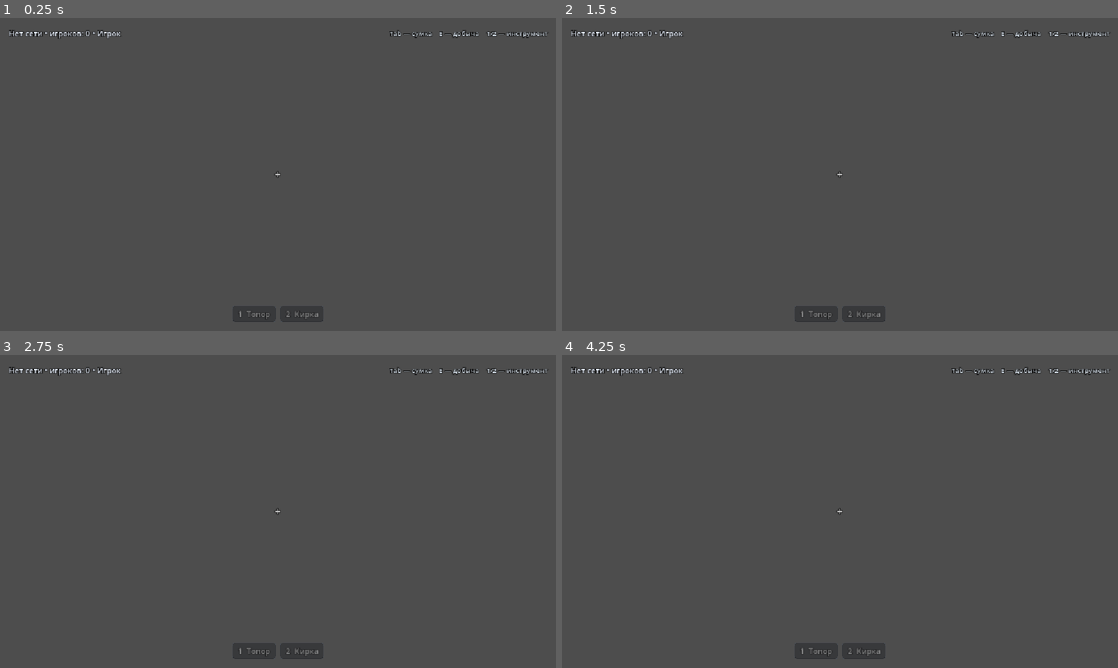
Above: before the commit, frames 1-4 (two rows, left to right).
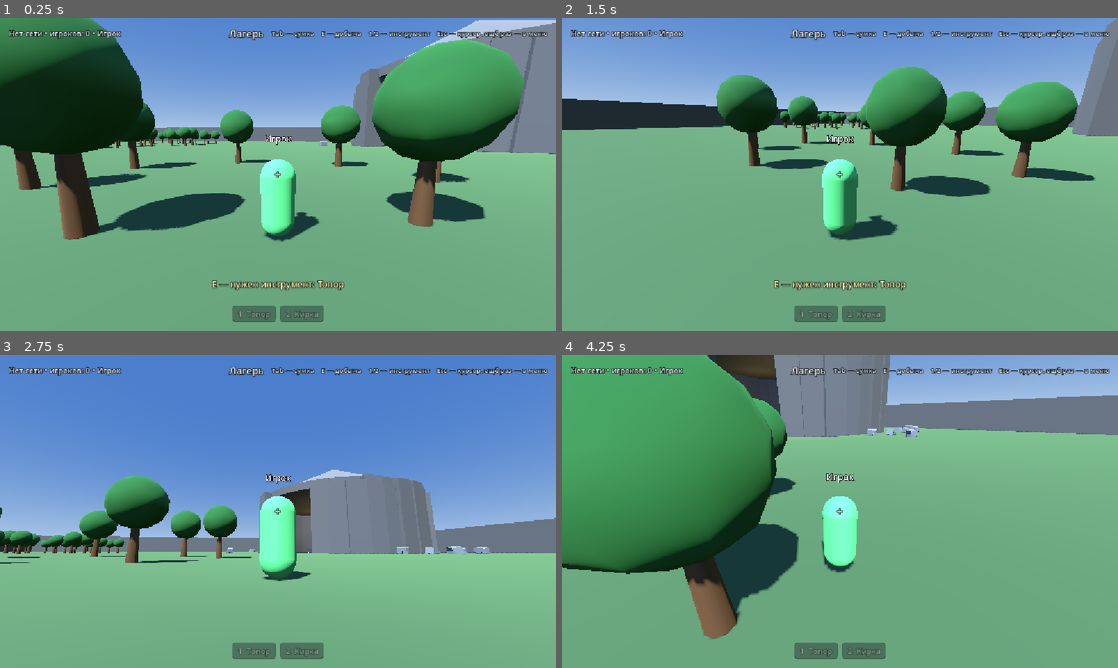
Above: after the commit, the same moments.

Repository: Fract-Yormungand/igra-online
Game: Godot game, scene res://scenes/world.tscn
Same seed, same stepped clock (60 frames per second), same inputs: the game is played once before the commit and once after it. This scene is started directly instead of the project's main scene.
Inputs (mouse positions are in pixels of both pictures, inside the frame that each line leads up to):
- Up to frame 1 (0.25 s): no input
- Up to frame 2 (1.5 s): tap Enter at 0.5 s; move the mouse to (962, 158) at 0.52 s; hold D (move_right) 0.53-1.28 s; hold E (interact) 0.53-1.28 s; click (962, 158) at 0.67 s; tap Space (jump) at 0.77 s; move the mouse to (728, 190) at 1.27 s; hold S (move_back) from 1.28 s (still down); tap 1 (slot_1) at 1.35 s; click (728, 190) at 1.42 s
- Up to frame 3 (2.75 s): tap Space (jump) at 1.52 s; move the mouse to (333, 442) at 2.02 s; release S (move_back) at 2.03 s; hold D (move_right) from 2.03 s (still down); hold 2 (slot_2) from 2.03 s (still down); click (333, 442) at 2.17 s
- Up to frame 4 (4.25 s): move the mouse to (812, 574) at 2.77 s; release D (move_right) at 2.78 s; release 2 (slot_2) at 2.78 s; hold W (move_forward) 2.78-3.53 s; tap 3 (slot_3) at 2.85 s; click (812, 574) at 2.92 s; tap Space (jump) at 3.02, 3.77 s; move the mouse to (1006, 558) at 3.52 s; hold A (move_left) from 3.53 s (still down); tap I at 3.6 s; click (1006, 558) at 3.67 s; tap Tab (toggle_inventory) at 4.15 s

The runs differ from the first frame. In frame 1, 99% of the frame differs, in the area x 0-100%, y 0-100%; in frame 2, 99%; in frame 3, 100%; in frame 4, 99%.

Commit message:
Клиент входит в мир только после подключения сервера

Diff:
--- a/scripts/main.gd
+++ b/scripts/main.gd
@@ -7,19 +7,40 @@
 const WORLD_SCENE := preload("res://scenes/world.tscn")
 const E2E_SCRIPT := "res://tests/e2e_harvest.gd"
 
+## Сколько ждём подтверждения от сервера, прежде чем вернуть игрока в меню.
+## Без этого клиент попадал в уже построенный мир без персонажа и видел
+## серый экран с надписью "игроков: 0".
+const CONNECT_TIMEOUT := 10.0
+
 var _menu: Control = null
 var _world: Node = null
 var _e2e: Node = null
+var _pending_test := false
+var _connect_left := 0.0
 
 func _ready() -> void:
 	Net.status_changed.connect(_on_status_changed)
 	Net.connection_lost.connect(_on_connection_lost)
+	Net.connection_ready.connect(_on_connection_ready)
 
 	var args := OS.get_cmdline_user_args()
 	if args.is_empty():
 		_show_menu()
 		return
 	_run_args(args)
+
+func _process(delta: float) -> void:
+	if _connect_left <= 0.0:
+		return
+	_connect_left -= delta
+	if _connect_left > 0.0:
+		return
+	_connect_left = 0.0
+	Net.request_leave()
+	var text := "Сервер не ответил за %d секунд. Проверь адрес, порт и что сервер запущен." % int(CONNECT_TIMEOUT)
+	print("[NET] %s" % text)
+	if _menu != null:
+		_menu.set_status(text)
 
 func _run_args(args: PackedStringArray) -> void:
 	var mode := String(args[0])
@@ -40,6 +61,9 @@
 			_show_menu()
 
 func _show_menu() -> void:
+	# После мира курсор остаётся захваченным, а в меню он нужен свободным.
+	if DisplayServer.get_name() != "headless":
+		Input.set_mouse_mode(Input.MOUSE_MODE_VISIBLE)
 	if _menu != null:
 		return
 	var menu := MainMenu.new()
@@ -60,11 +84,23 @@
 		return
 	_start_world(false)
 
+## Клиент входит в мир только когда сервер подтвердил соединение.
+## Раньше мир строился сразу после создания сетевого объекта, и при
+## недоступном сервере игрок оставался в пустом мире без персонажа.
 func _start_join(nick: String, address: String, port: int, run_test: bool) -> void:
 	if not Net.join(address, port, nick):
 		_show_menu()
 		return
-	_start_world(run_test)
+	_pending_test = run_test
+	_connect_left = CONNECT_TIMEOUT
+	if _menu != null:
+		_menu.set_status("Подключение к %s:%d ..." % [address, port])
+
+func _on_connection_ready() -> void:
+	if not Net.is_client:
+		return
+	_connect_left = 0.0
+	_start_world(_pending_test)
 
 func _start_world(run_test: bool) -> void:
 	if _menu != null:
@@ -87,12 +123,13 @@
 		_menu.set_status(text)
 
 func _on_connection_lost(reason: String) -> void:
+	_connect_left = 0.0
+	if _e2e != null:
+		_e2e.queue_free()
+		_e2e = null
 	if _world != null:
 		_world.queue_free()
 		_world = null
-	if _e2e != null:
-		_e2e.queue_free()
-		_e2e = null
 	_show_menu()
 	if _menu != null:
 		_menu.set_status(reason)
--- a/scripts/net/net.gd
+++ b/scripts/net/net.gd
@@ -72,6 +72,15 @@
 	players = {}
 	my_id = HOST_ID
 
+## Выйти в меню по своей воле: игрок закрывает соединение, хост гасит сервер.
+## Событие то же, что при обрыве, поэтому возврат в меню в одном месте.
+func request_leave() -> void:
+	var had_peer := multiplayer.multiplayer_peer != null
+	leave()
+	status_changed.emit("Выход в меню")
+	if had_peer:
+		connection_lost.emit("Выход в меню")
+
 func is_offline() -> bool:
 	return multiplayer.multiplayer_peer == null
 
@@ -131,8 +140,9 @@
 
 func _on_connection_failed() -> void:
 	is_client = false
-	status_changed.emit("Сервер не отвечает")
-	connection_lost.emit("Сервер не отвечает")
+	var text := "Сервер не отвечает. Проверь адрес, порт и что сервер запущен."
+	status_changed.emit(text)
+	connection_lost.emit(text)
 
 func _on_server_disconnected() -> void:
 	is_client = false
--- a/scripts/player/player.gd
+++ b/scripts/player/player.gd
@@ -196,10 +196,6 @@
 	if event.is_action_pressed("slot_2"):
 		Game.request_equip("pickaxe")
 		return
-	if event.is_action_pressed("ui_cancel"):
-		if DisplayServer.get_name() != "headless":
-			Input.set_mouse_mode(Input.MOUSE_MODE_VISIBLE)
-		return
 	if event is InputEventMouseButton and event.pressed and not Game.ui_inventory_open:
 		if DisplayServer.get_name() != "headless" and Input.get_mouse_mode() != Input.MOUSE_MODE_CAPTURED:
 			Input.set_mouse_mode(Input.MOUSE_MODE_CAPTURED)
--- a/scripts/ui/hud.gd
+++ b/scripts/ui/hud.gd
@@ -57,7 +57,7 @@
 	_zone.horizontal_alignment = HORIZONTAL_ALIGNMENT_CENTER
 	top.add_child(_zone)
 
-	_hint = _make_label("Tab — сумка    E — добыча    1/2 — инструмент", 14, Color(0.86, 0.90, 0.94))
+	_hint = _make_label("Tab — сумка    E — добыча    1/2 — инструмент    Esc — курсор, ещё раз — в меню", 14, Color(0.86, 0.90, 0.94))
 	_hint.horizontal_alignment = HORIZONTAL_ALIGNMENT_RIGHT
 	_hint.size_flags_horizontal = Control.SIZE_EXPAND_FILL
 	top.add_child(_hint)
@@ -272,9 +272,19 @@
 		_toggle_inventory()
 		get_viewport().set_input_as_handled()
 		return
-	if event.is_action_pressed("ui_cancel") and Game.ui_inventory_open:
-		_toggle_inventory()
+	if event.is_action_pressed("ui_cancel"):
+		# Esc по шагам: закрыть сумку, потом освободить курсор, потом выйти
+		# в меню. Без последнего шага из мира не выйти, не закрывая игру.
+		if Game.ui_inventory_open:
+			_toggle_inventory()
+		elif _is_cursor_captured():
+			Input.set_mouse_mode(Input.MOUSE_MODE_VISIBLE)
+		else:
+			Net.request_leave()
 		get_viewport().set_input_as_handled()
+
+func _is_cursor_captured() -> bool:
+	return DisplayServer.get_name() != "headless" and Input.get_mouse_mode() == Input.MOUSE_MODE_CAPTURED
 
 func _toggle_inventory() -> void:
 	Game.ui_inventory_open = not Game.ui_inventory_open
--- a/scripts/world/game_world.gd
+++ b/scripts/world/game_world.gd
@@ -40,6 +40,10 @@
 	hud.setup(self)
 
 	_on_roster_changed(Net.players)
+	# Список игроков приходит отдельным пакетом после подключения. Свой
+	# персонаж нужен сразу: без него в мире нет камеры и экран остаётся
+	# серым, хотя HUD уже нарисован.
+	_ensure_local_player()
 
 	if Net.is_client:
 		Game.request_state()
@@ -235,11 +239,20 @@
 		var pid := int(key)
 		if players.has(pid):
 			continue
+		# Своего персонажа не удаляем никогда: сервер может прислать список
+		# раньше, чем зарегистрирует нас, и без камеры останется серый экран.
+		if pid == Net.my_id:
+			continue
 		var gone: Player = _player_nodes[pid]
 		_player_nodes.erase(pid)
 		if gone == local_player:
 			local_player = null
 		gone.queue_free()
+
+func _ensure_local_player() -> void:
+	if local_player != null or Net.is_offline():
+		return
+	_spawn_player(Net.my_id, Net.nick_of(Net.my_id))
 
 func _spawn_player(peer_id: int, nick: String) -> void:
 	var player := Player.new()
Not shown, added: docs/handout/КАК_ИГРАТЬ.txt
Not shown, added: tools/build.ps1
